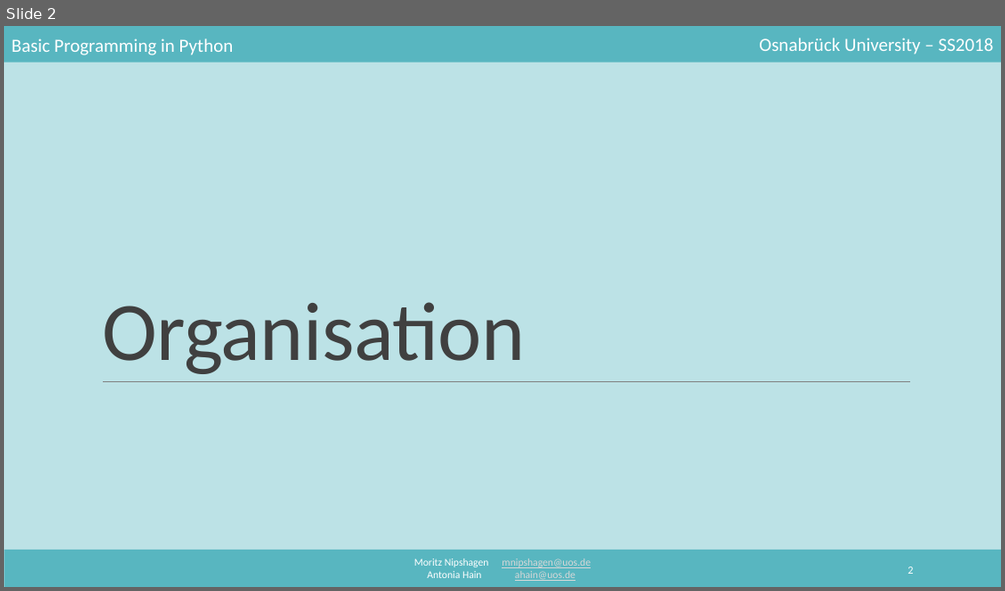
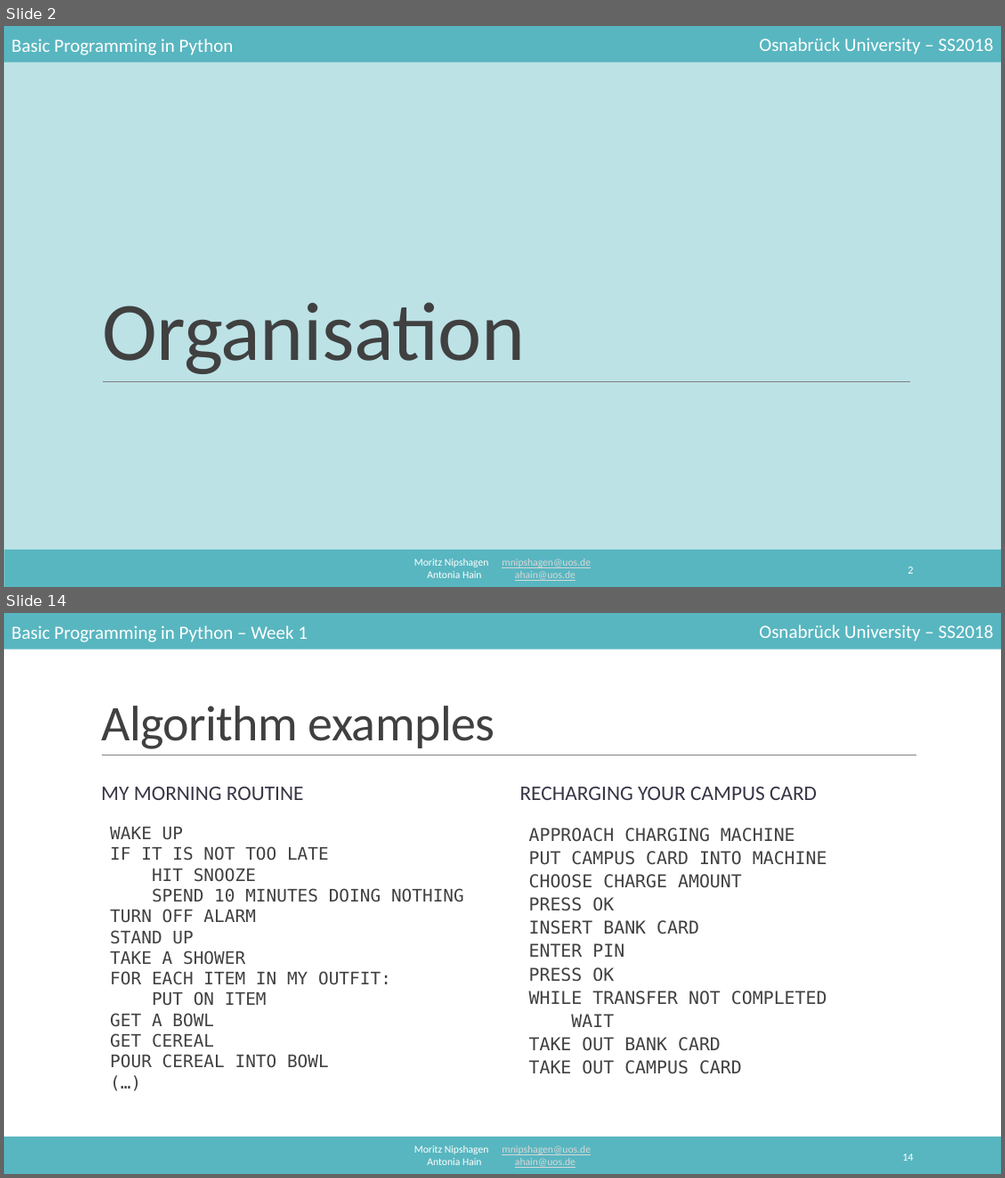
Before and after one commit to mnipshagen/monty, a slide deck: 2018/01/Hello_World.pptx. Shown one above the other, each under a label of ours: slide 2 before the commit, slides 2 and 14 after it; the slides between them are not shown. The pictures are 1005x591 and 1005x1178 pixels, drawn with LibreOffice and Linux fonts; fonts in the diff are those of the drawing. Boxes give left, top, right and bottom in pixels: in the first picture for what was removed or moved away, otherwise in the second. Text is boxed around its words. In the diff, an @@ line names an element or a change of style, - is before the commit and + after.

```diff
--- a/2018/01/Hello_World.pptx
+++ b/2018/01/Hello_World.pptx
@@ slide 14 added at bbox=[4, 613, 1001, 1174], background #FFFFFF; not listed: 4 template elements that a slide beside it also shows @@
@@ text added at bbox=[11, 625, 307, 642], 18 pt, text #FFFFFF @@
+Basic Programming in Python – Week 1
@@ title added at bbox=[101, 706, 495, 749], 48 pt, text #404040 @@
+Algorithm examples
@@ line added from (102, 755) to (917, 755), #808080 0.5 pt @@
@@ text added at bbox=[101, 787, 304, 800], 20 pt, text #373545 @@
+MY MORNING ROUTINE
@@ text added at bbox=[520, 787, 817, 800], 20 pt, text #373545 @@
+RECHARGING YOUR CAMPUS CARD
@@ text added at bbox=[110, 827, 464, 1068], 16.6 pt, text #404040 @@
+  WAKE UP
+  IF IT IS NOT TOO LATE
+  HIT SNOOZE
+  SPEND 10 MINUTES DOING NOTHING
+  TURN OFF ALARM
+  STAND UP
+  TAKE A SHOWER
+  FOR EACH ITEM IN MY OUTFIT:
+  PUT ON ITEM
+  GET A BOWL
+  GET CEREAL
+  POUR CEREAL INTO BOWL
+  (…)
@@ text added at bbox=[529, 827, 827, 1074], 17 pt, text #404040 @@
+  APPROACH CHARGING MACHINE
+  PUT CAMPUS CARD INTO MACHINE
+  CHOOSE CHARGE AMOUNT
+  PRESS OK
+  INSERT BANK CARD
+  ENTER PIN
+  PRESS OK
+  WHILE TRANSFER NOT COMPLETED
+  WAIT
+  TAKE OUT BANK CARD
+  TAKE OUT CAMPUS CARD
@@ page number added at bbox=[902, 1153, 913, 1160], 10.5 pt, text #FFFFFF @@
+14
```
Also in this commit, not shown: 3 slides changed, 16 other slides added, 13 other files.
